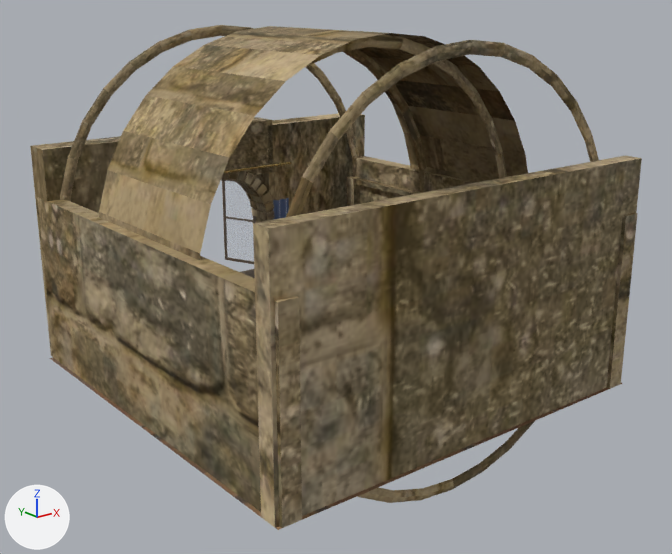
The glTF model sander-fpv/assets/models/salon_arch_baked.glb: old version first, new version second.
Both versions are drawn from a 50 mm camera at (-10.69, -13.66, 7.38) aimed at (0.21, -0.03, 1.93). Every picture has the same lights, and +X, +Y and +Z are marked at lower left. The older version comes first. Where no turn or scale is listed for an object, it has been applied to the vertices. Vertices at exactly the same position are counted once.

Names of what the first picture shows: 'Casement_1_Glass', 'Salon_Curtain_R', 'Salon_Floor', 'Salon_FrontHeader', 'Salon_FrontL', 'Salon_FrontR', 'Salon_Vault', 'Salon_VaultRib_-1.2', 'Salon_VaultRib_-3.55', 'Salon_VaultRib_3.55', 'Salon_WallBack', 'Salon_WallLeft', 'Salon_WallRight' and 17 more.
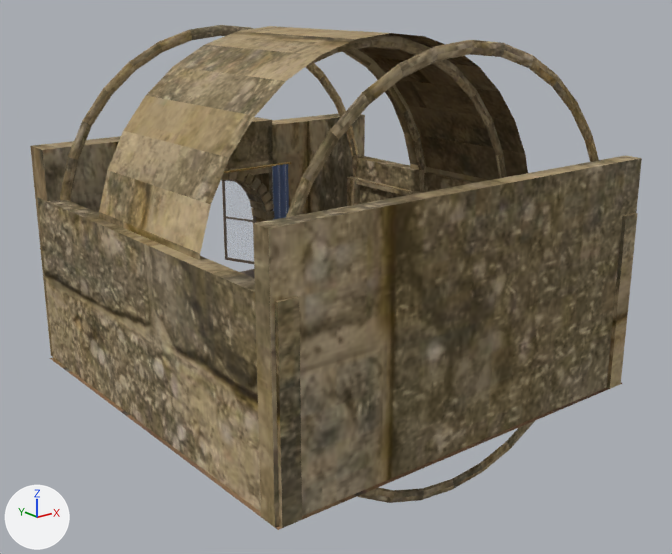
Pixel boxes [x1, y1, x2, y2] of what changed, in the pictures (672 x 554 px):
'Salon_WallLeft', surface changed: [37, 197, 302, 528] in both
'Salon_Vault', surface changed: [99, 26, 528, 260] in both
'Salon_Curtain_R', reshaped (148% taller): before [273, 198, 289, 220]; after [272, 164, 289, 220]

The change, as a diff of the scene's bpy script:
```diff
--- a/sander-fpv/assets/models/salon_arch_baked.glb.py
+++ b/sander-fpv/assets/models/salon_arch_baked.glb.py
@@ me_grid_002 @@
 # used by ob_salon_curtain_r; location = (1.45, 3.56, 2.18)
-me_grid_002.from_pydata(...)  # 375 vertices, 672 faces; spans x -0.24..0.24, y -0.05..0.051, z -0.5..0.5
+me_grid_002.from_pydata(...)  # 375 vertices, 672 faces; spans x -0.24..0.24, y -0.053..0.054, z -1.31..1.31
+# me_grid_002 part 1: 350 of 375 vertices moved; they spanned x -0.24..0.24, y -0.05..0.051, z -0.5..0.5 and now span x -0.24..0.24, y -0.053..0.054, z -1.31..1.31; mean shift (0.0, 0.0, 0.0); largest move (0.02, 0.051, -0.5) -> (0.02, 0.054, -1.31)
 me_grid_002.materials.append(mat_salonvelvetcurtain)
@@ me_cylinder @@
 me_cylinder.from_pydata(...)  # 64 vertices, 64 faces; spans x -3.88..3.88, y -1.76..1.76, z -3.88..3.88
 # used by ob_salon_vault; location = (0.0, 0.0, 2.75)
+# me_cylinder part 2: texture (UV) coordinates changed
 me_cylinder.materials.append(mat_salonstone)
@@ me_cube_001 @@
 me_cube_001.from_pydata(...)  # 8 vertices, 12 faces; spans x -4.1..4.1, y -0.17..0.17, z -2.2..2.2
 # used by ob_salon_wallback; location = (0.0, -3.85, 2.2)
+# me_cube_001 part 3: texture (UV) coordinates changed
 me_cube_001.materials.append(mat_salonstone)
@@ me_cube_002 @@
 me_cube_002.from_pydata(...)  # 8 vertices, 12 faces; spans x -0.17..0.17, y -4.1..4.1, z -1.7..1.7
 # used by ob_salon_wallleft; location = (-3.85, 0.0, 1.7)
+# me_cube_002 part 4: texture (UV) coordinates changed
 me_cube_002.materials.append(mat_salonstone)
```
